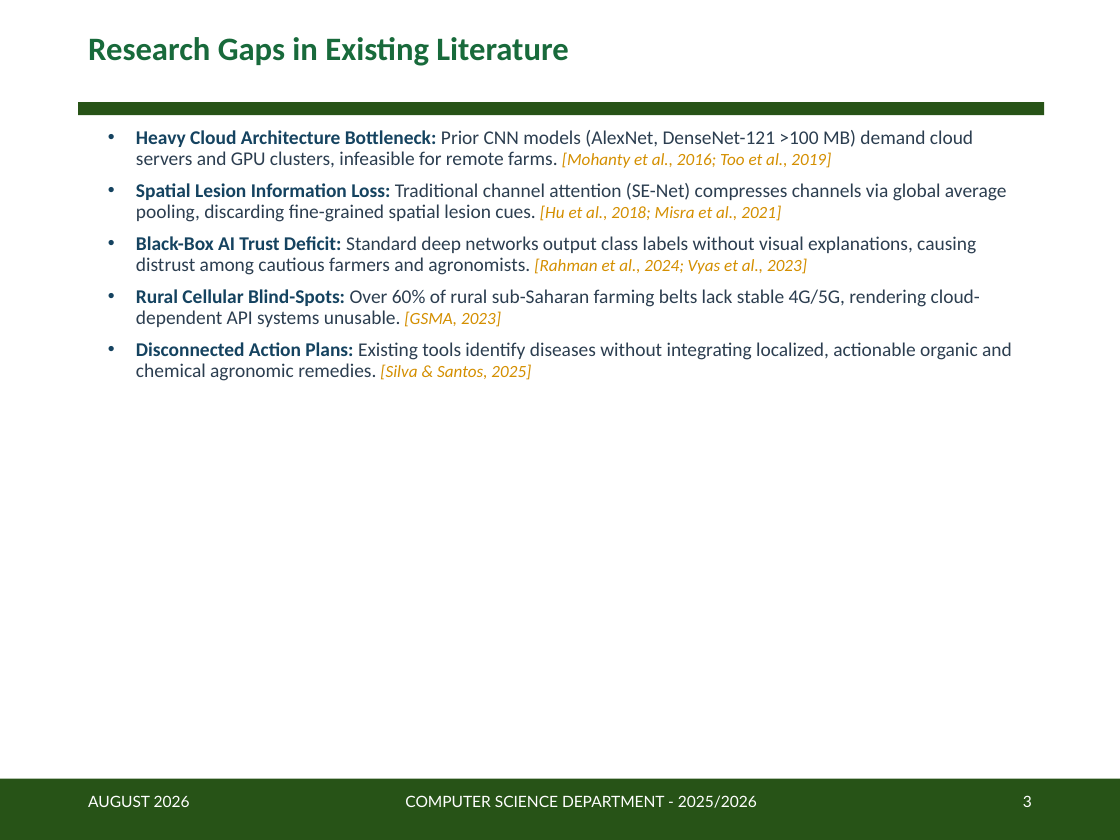
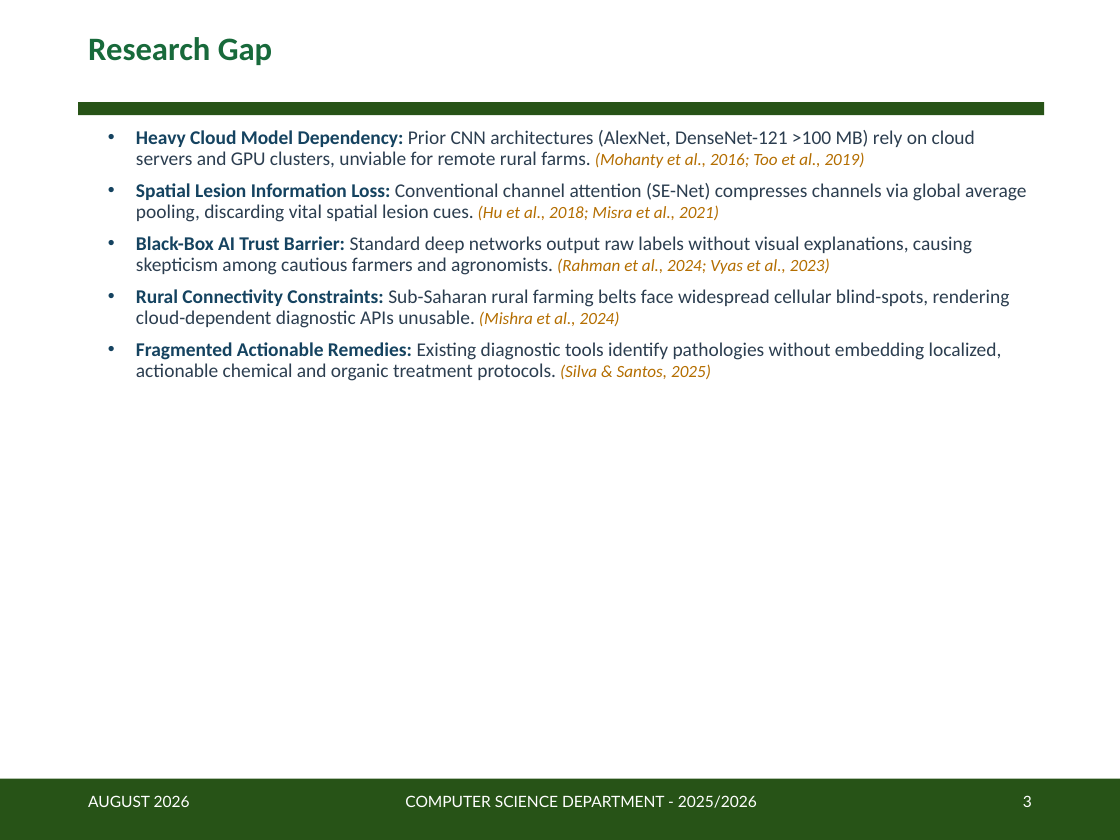
Before and after one commit to Linkindadaba/crop-disease-detection-app-tomato-maize-, a slide deck: slide 3 of crop_disease_detection_final_presentation.pptx. Drawn at 1120x840 pixels with LibreOffice and Linux fonts; fonts in the diff are those of the drawing; background and template pictures are left out. Boxes give left, top, right and bottom in pixels: in the first picture for what was removed or moved away, otherwise in the second. Text is boxed around its words. In the diff, an @@ line names an element or a change of style, - is before the commit and + after.

Commit message:
Strictly align defense presentation with user outline: Problem Study, Research Gap (cited), Objectives, Methodology (diagram), Dataset & Augmentation (sample grid), Model & Triplet Attention (module diagram), Training Strategy (curves), Results & Metrics (confusion matrix & F1), Mobile App Integration (screenshots), Grad-CAM Heatmaps (maximized grid), Conclusion & Recommendations, and References

```diff
--- a/crop_disease_detection_final_presentation.pptx
+++ b/crop_disease_detection_final_presentation.pptx
@@ title at <box>88,37,272,65</box>: text changed @@
-Research Gaps in Existing Literature
+Research Gap
@@ text at <box>136,130,1027,381</box>: text changed @@
-• Heavy Cloud Architecture Bottleneck: Prior CNN models (AlexNet, DenseNet-121 >100 MB) demand cloud servers and GPU clusters, infeasible for remote farms. [Mohanty et al., 2016; Too et al., 2019]
-• Spatial Lesion Information Loss: Traditional channel attention (SE-Net) compresses channels via global average pooling, discarding fine-grained spatial lesion cues. [Hu et al., 2018; Misra et al., 2021]
-• Black-Box AI Trust Deficit: Standard deep networks output class labels without visual explanations, causing distrust among cautious farmers and agronomists. [Rahman et al., 2024; Vyas et al., 2023]
-• Rural Cellular Blind-Spots: Over 60% of rural sub-Saharan farming belts lack stable 4G/5G, rendering cloud-dependent API systems unusable. [GSMA, 2023]
-• Disconnected Action Plans: Existing tools identify diseases without integrating localized, actionable organic and chemical agronomic remedies. [Silva & Santos, 2025]
+• Heavy Cloud Model Dependency: Prior CNN architectures (AlexNet, DenseNet-121 >100 MB) rely on cloud servers and GPU clusters, unviable for remote rural farms. (Mohanty et al., 2016; Too et al., 2019)
+• Spatial Lesion Information Loss: Conventional channel attention (SE-Net) compresses channels via global average pooling, discarding vital spatial lesion cues. (Hu et al., 2018; Misra et al., 2021)
+• Black-Box AI Trust Barrier: Standard deep networks output raw labels without visual explanations, causing skepticism among cautious farmers and agronomists. (Rahman et al., 2024; Vyas et al., 2023)
+• Rural Connectivity Constraints: Sub-Saharan rural farming belts face widespread cellular blind-spots, rendering cloud-dependent diagnostic APIs unusable. (Mishra et al., 2024)
+• Fragmented Actionable Remedies: Existing diagnostic tools identify pathologies without embedding localized, actionable chemical and organic treatment protocols. (Silva & Santos, 2025)
```
Also in this commit, not shown: 14 other slides changed, 1 other file.
